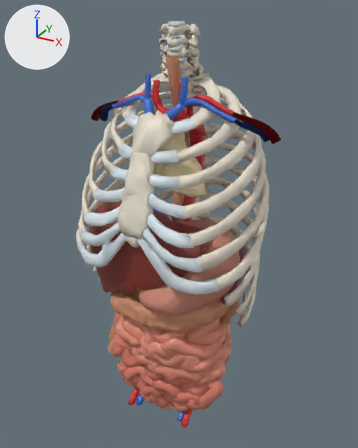
Before and after pictures for a commit that changed the glTF model models/lite/anatomyverse-organs.glb.
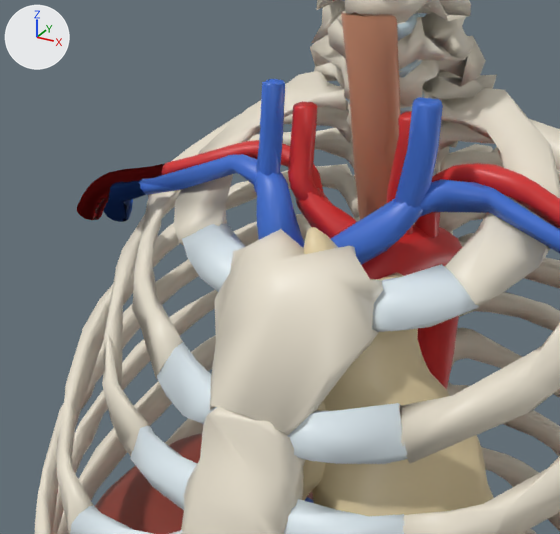
Each version appears first whole from a 50 mm camera at (0.353, -0.638, 1.548) aimed at (0.0, 0.003, 1.228), and next in a close-up from a 50 mm camera at (0.109, -0.278, 1.513) aimed at (-0.017, -0.049, 1.398). The lights are fixed; the arrows at upper left show +X, +Y and +Z. The first two pictures are the older version. Where no turn or scale is listed for an object, it has been applied to the vertices.

In view in the first close-up: 'aorta', 'common_carotid_L', 'common_carotid_R', 'costal_cartilages_L', 'costal_cartilages_R', 'internal_jugular_vein_L', 'internal_jugular_vein_R', 'oesophagus_cervical', 'rib_cage_L', 'rib_cage_R', 'sternum', 'subclavian_artery_R', 'subclavian_vein_L', 'subclavian_vein_R', 'thymus_L', 'vertebral_column' and 5 more.
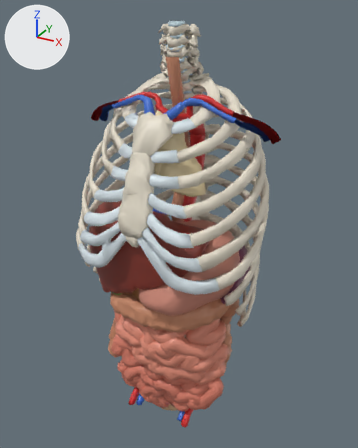
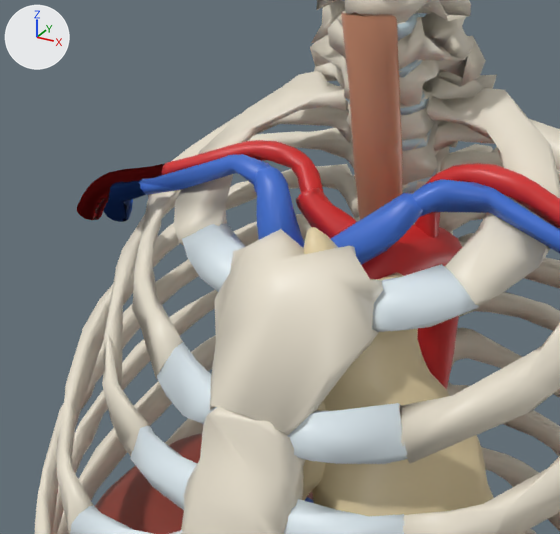
The change, as a list of edits to the scene's bpy script:
```text
Remove ob_common_carotid_l:
    ob_common_carotid_l = bpy.data.objects.new('common_carotid_L', me_common_carotid_l)
    ob_common_carotid_l.location = (0.0185, -0.0206, 1.4219)
Remove ob_common_carotid_r:
    ob_common_carotid_r = bpy.data.objects.new('common_carotid_R', me_common_carotid_r)
    ob_common_carotid_r.location = (-0.0165, -0.0287, 1.4326)
Remove ob_internal_jugular_vein_r:
    ob_internal_jugular_vein_r = bpy.data.objects.new('internal_jugular_vein_R', me_internal_jugular_vein_r)
    ob_internal_jugular_vein_r.location = (-0.0291, -0.0351, 1.4424)
Remove ob_internal_jugular_vein_l:
    ob_internal_jugular_vein_l = bpy.data.objects.new('internal_jugular_vein_L', me_internal_jugular_vein_l)
    ob_internal_jugular_vein_l.location = (0.0267, -0.0346, 1.4402)
```

Pixel boxes [x1, y1, x2, y2] of what changed, in the close-ups (560 x 534 px):
'internal_jugular_vein_L', deleted (blue): before [394, 97, 443, 208]
'common_carotid_R', deleted (red): before [288, 101, 320, 202]
'internal_jugular_vein_R', deleted (blue): before [256, 79, 285, 175]
'common_carotid_L', deleted (red): before [387, 111, 413, 235]
